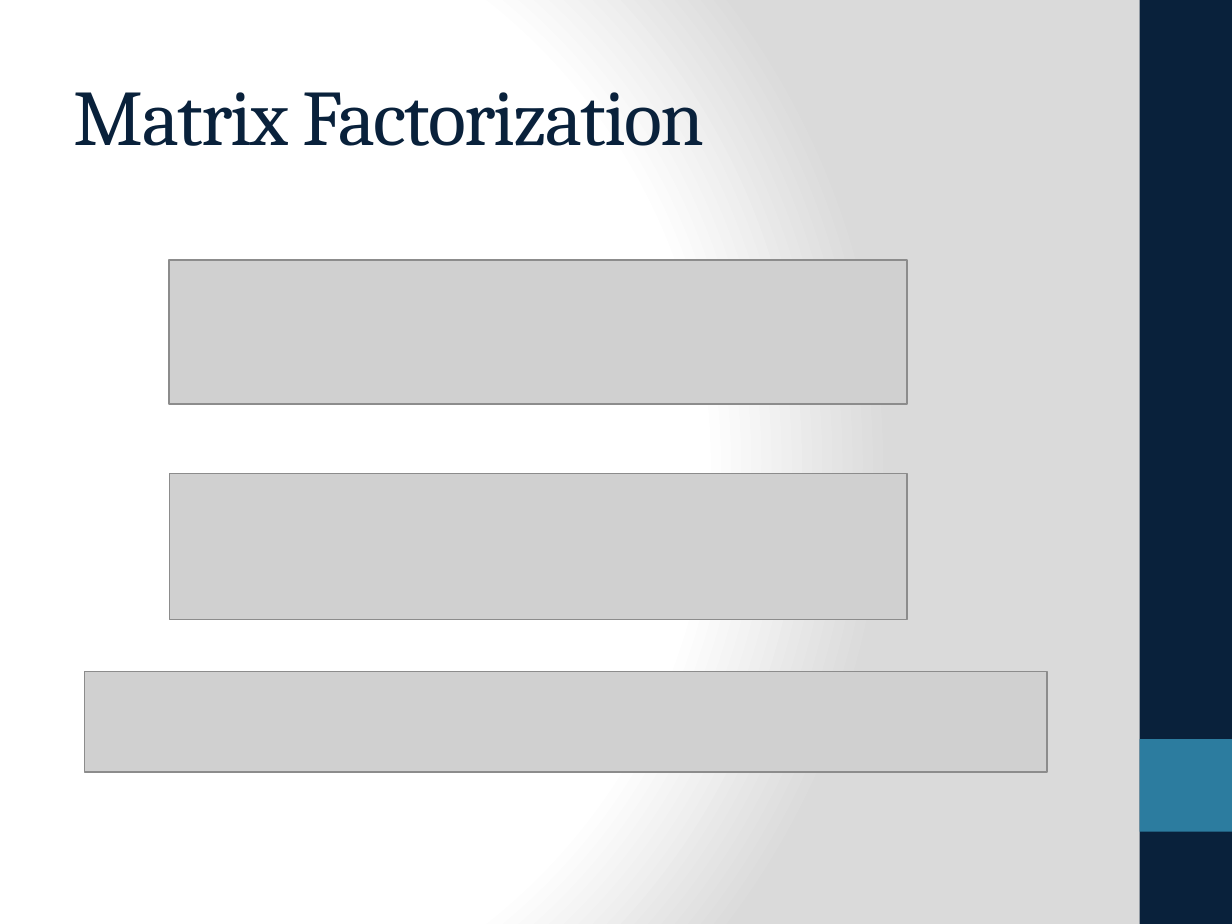
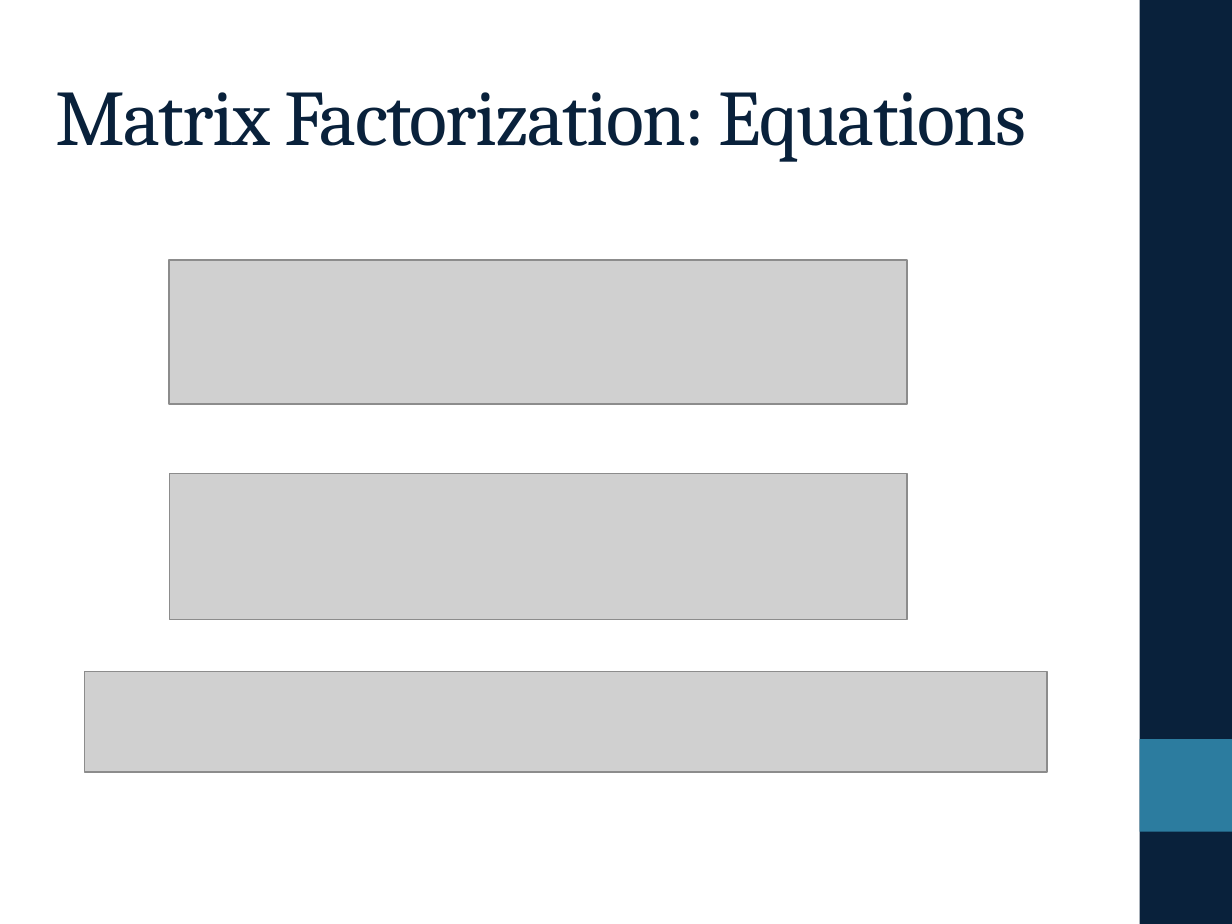
Before and after one commit to eringrand/musicanalysis, a slide deck: slide 11 of presentation/Presentation.pptx. Drawn at 1232x924 pixels with LibreOffice and Linux fonts; fonts in the diff are those of the drawing; grey boxes stand for pictures. Boxes give left, top, right and bottom in pixels: in the first picture for what was removed or moved away, otherwise in the second. Text is boxed around its words. In the diff, an @@ line names an element or a change of style, - is before the commit and + after.

```diff
--- a/presentation/Presentation.pptx
+++ b/presentation/Presentation.pptx
@@ background gradient #FFFFFF to #DADADA to #FFFFFF @@
@@ title at (x1=56, y1=92, x2=1027, y2=162): text changed @@
-Matrix Factorization
+Matrix Factorization: Equations
```
Also in this commit, not shown: 10 other slides changed, 1 other file.
